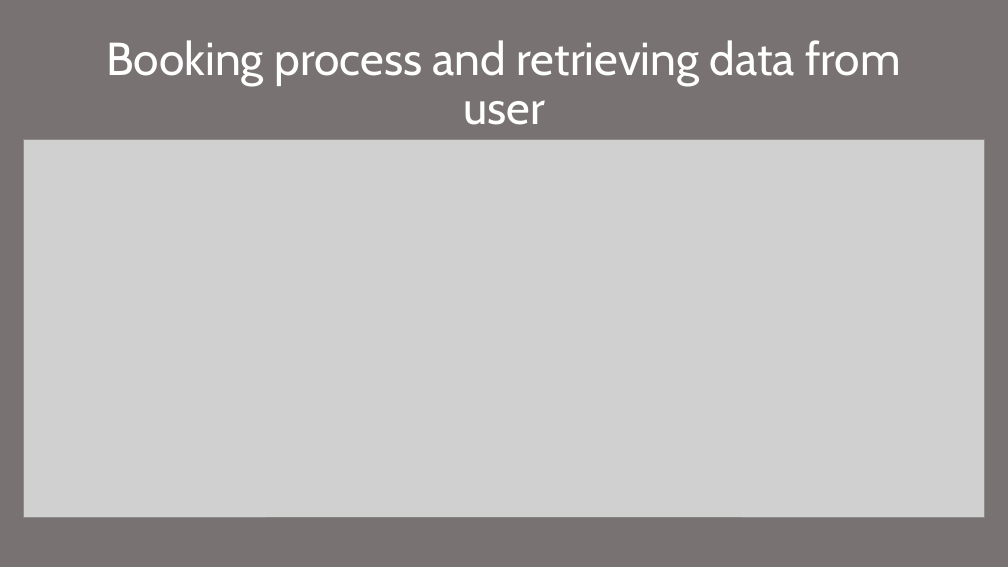
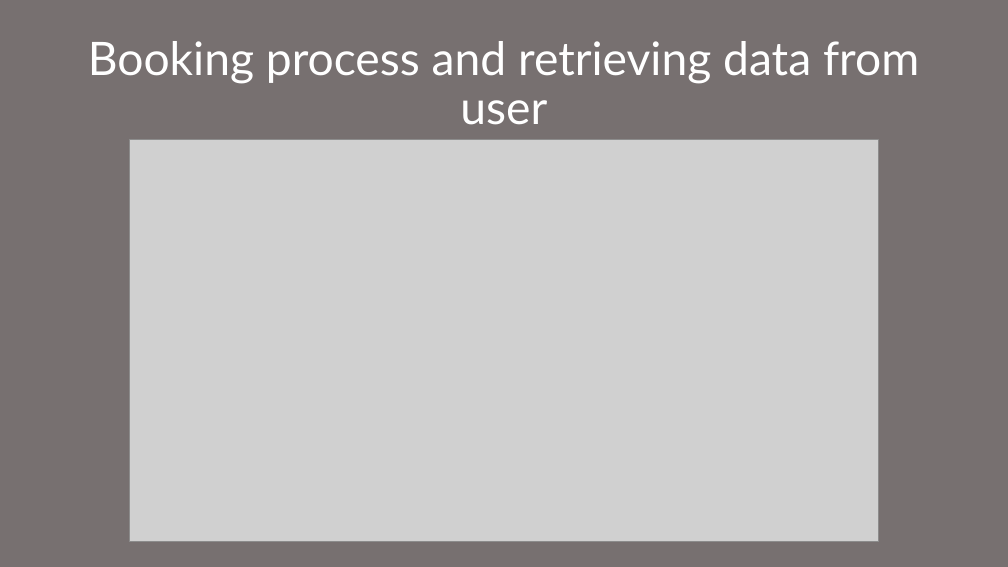
Before and after one commit to eduardkovalchuk/parking-reservation-bot, a slide deck: slide 3 of quick-presentation.pptx. Drawn at 1008x567 pixels with LibreOffice and Linux fonts; fonts in the diff are those of the drawing; grey boxes stand for pictures. Boxes give left, top, right and bottom in pixels: in the first picture for what was removed or moved away, otherwise in the second. Text is boxed around its words. In the diff, an @@ line names an element or a change of style, - is before the commit and + after.

Commit message:
Redo chat (answering question and collect user data) bot with reAct agent architecture.

```diff
--- a/quick-presentation.pptx
+++ b/quick-presentation.pptx
@@ background #787272 to #777070 @@
@@ title "Booking process and retrieving data ..." at (88, 41, 919, 125): font Cabin to Lato @@
@@ picture: place and size @@
-picture at (23, 140, 985, 517)
+picture at (129, 140, 879, 542)
```
Also in this commit, not shown: 4 other slides changed, 1 slide added, 2 slides removed, 13 other files.
